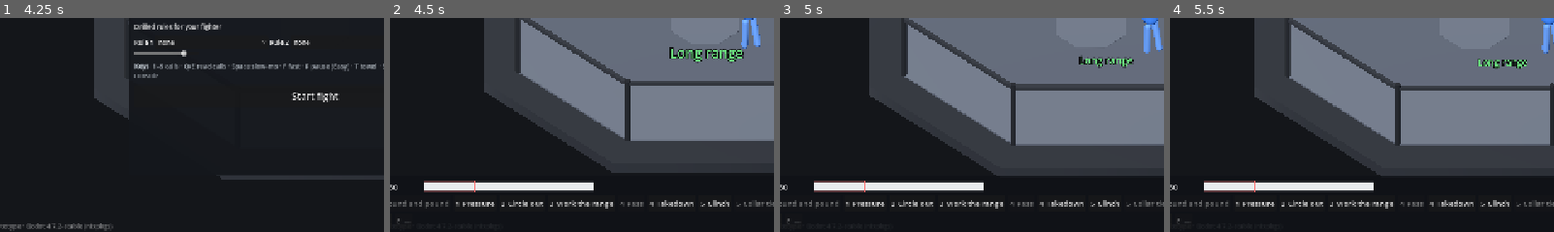
Above: before the commit, frames 1-4 (left to right).
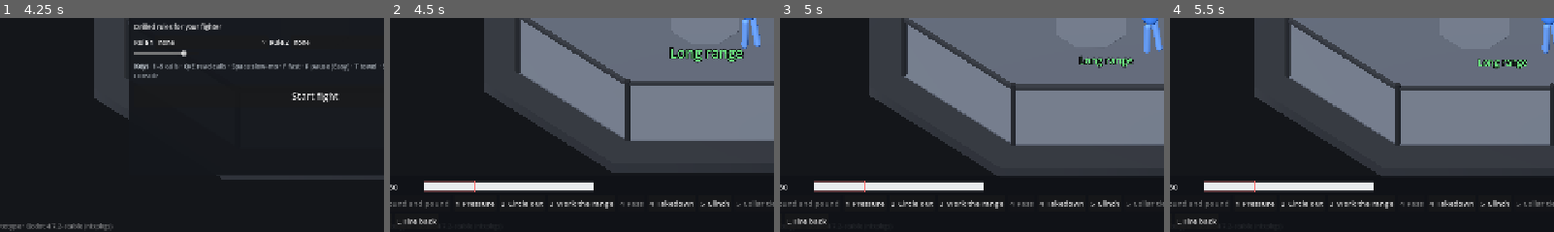
Above: after the commit, the same moments.

Repository: Dazedgenie/DazedMMA
Game: Godot game, scene res://game/main.tscn
Two runs of this game, one before a commit and one after it. Both use one fixed random seed, a clock stepped at 60 frames per second and the inputs below.
Inputs (mouse positions are % of the whole screen's width and height, from its top left):
- Up to frame 1 (4.25 s): click (53, 28) at 0.52 s; type "12" at 0.6 s; click (53, 44) at 0.75 s; type "12" at 0.83 s; click "Normal is 2× fight time" at 1.25 s; click "Normal is 2× fight time" at 2 s; click "Normal" at 2.75 s; click "Normal" at 3.5 s
- Up to frame 2 (4.5 s): click "Start fight" at 4.25 s
- Up to frame 3 (5 s): no input
- Up to frame 4 (5.5 s): click "All" at 5 s
The pictures show only the part of the screen within x 9-59%, y 49-99%; the shares and areas given below are measured in that part.

Frame 1 is identical in both runs. In frame 2, 0.2% of the frame differs, in the area x 2-13%, y 93-97%; in frame 3, 0.2%; in frame 4, 0.2%.

Commit message:
D133: Fire back! read call, AI combos one move at a time, docs
- Fire back! (key E): a read call primed for 3 s; when the opponent's
  strike is defended the fighter answers with their first combination
  that reaches, thrown whole. 30 voice, -25% defense while primed, and
  10 s of no leads of their own after it fires.
- The fighter AI throws its combinations one chained move at a time
  (the first draft ran each to its end and broke the #14 exit test).
- docs/01 §31, D133 row, docs/06 E key, sim/README, CLAUDE.md pointer.
- Golden fights re-pinned: the Boxer and the Kicker now throw
  combinations, so Kicker vs Boxer and Wrestler vs Boxer play out
  differently. The other two are unchanged.

Co-Authored-By: Claude Opus 5.5 <noreply@anthropic.com>
Claude-Session: https://claude.ai/code/session_01KLgVhmSv6RyT2tK9Redhww

Diff:
--- /dev/null
+++ b/data/calls/fire_back.json
@@ -0,0 +1,15 @@
+{
+	"schema": "call@2",
+	"id": "fire_back",
+	"name": "Fire back!",
+	"kind": "read",
+	"tier": "intent",
+	"parent": null,
+	"hotkey": null,
+	"voice_cost": 30,
+	"positions": ["standing"],
+	"actions": ["cross", "jab"],
+	"combo": true,
+	"read": { "trigger": "opp_strike_misses", "duration_ms": 3000, "attention_cost": 0.25 },
+	"requires_technique": null
+}
--- /dev/null
+++ b/data/triggers/opp_strike_misses.json
@@ -0,0 +1,8 @@
+{
+	"schema": "trigger@1",
+	"id": "opp_strike_misses",
+	"name": "Opponent's strike is defended",
+	"type": "event",
+	"event": "strike_missed",
+	"match": { "actor": "opponent", "defended": true }
+}
--- a/sim/fight/decision_layer.gd
+++ b/sim/fight/decision_layer.gd
@@ -135,6 +135,13 @@
 	return w
 
 
+## The AI's lead rate after every source's say.
+func lead_rate(view: FightView, rate: float) -> float:
+	for source in sources:
+		rate = source.adjust_lead_rate(view, rate)
+	return rate
+
+
 ## A style leaning as the AI reads it this fight: the fighter's own, shifted by
 ## the gameplan (−100 to +100).
 func leaning(view: FightView, which: String) -> float:
--- a/sim/fight/decision_source.gd
+++ b/sim/fight/decision_source.gd
@@ -27,6 +27,12 @@
 ## The AI's weight for an action after this source's bias (1.0 = unchanged).
 func adjust_weight(_view: FightView, _action: Dictionary, weight: float) -> float:
 	return weight
+
+
+## The AI's chance per free tick to lead with something (FighterAI.lead_rate), e.g. held
+## back after a combination fired on a call (D133). Unchanged by default.
+func adjust_lead_rate(_view: FightView, rate: float) -> float:
+	return rate
 
 
 ## A style leaning (StyleLeanings.PACE …) as the AI should read it for this fight,
--- a/sim/fight/fighter_ai.gd
+++ b/sim/fight/fighter_ai.gd
@@ -450,7 +450,7 @@
 			rate *= BEHIND_RATE + 0.25 * risk / 100.0
 		elif _rounds_up > 0 and risk < 0.0:
 			rate *= 1.0 + 0.25 * risk / 100.0
-	return minf(rate, LEAD_RATE_CAP * f.work_rate)
+	return minf(layer.lead_rate(view, rate), LEAD_RATE_CAP * f.work_rate)
 
 
 ## Danger first (A2): a shot it read gets sprawled on. When the sprawl roll fails
--- a/sim/fight/live_calls.gd
+++ b/sim/fight/live_calls.gd
@@ -14,7 +14,9 @@
 ##                       over, the fighter goes straight into the first of those that would work
 ##              focus    Pressure!, Circle out! …: style leanings and weights tilt for 15 s
 ##              read     Catch the kick!: primed for 6 s; when the trigger comes the fighter
-##                       reacts with their own reaction time (D93), at an attention cost (D67)
+##                       reacts with their own reaction time (D93), at an attention cost (D67).
+##                       A call with `combo` (Fire back!, D133) answers with the fighter's first
+##                       combination that works from there, thrown as a whole
 ##
 ## Every outcome is logged as a call_answered event with its reason (A16): accepted,
 ## ignored, infeasible, fired (a read went off), missed (a read came too late),
@@ -65,6 +67,10 @@
 ## it. Calls pick the moment; they don't add work. Moves off the feet (getting up, breaking
 ## the clinch) are never held back.
 const SPENT_TICKS: int = 450
+## A combination fired on a call (Fire back!, D133) takes the place of the fighter's own
+## attacks the same way: they don't lead with anything of their own for this long after it
+## (counters, the rest of a combination and their own reads still go).
+const LEADS_HELD_TICKS: int = 100
 ## Every call heard takes the fighter's eyes off the opponent for a moment: this much
 ## off their striking and takedown defense (like a primed read, D67) for this long.
 const HEARD_ATTENTION: float = 0.2
@@ -110,6 +116,8 @@
 var _spent: Dictionary = {}
 ## Tick until which the last call heard has the fighter's attention (HEARD_TICKS).
 var _listening_until: int = -1
+## Tick until which the fighter leads with nothing of their own (LEADS_HELD_TICKS).
+var _leads_held_until: int = -1
 
 
 func _init(p_triggers: TriggerLibrary = null) -> void:
@@ -241,6 +249,11 @@
 		var id: String = _pick(view, read.call, read)
 		if id != "":
 			_claimed = read
+			if read.call.get("combo", false):
+				var d := Decision.new(id, DecisionLayer.CALL, "fires back after the %s" % _move_name(view, read.move))
+				d.combo = String(read.get("combo", ""))
+				d.combo_runs = d.combo != ""
+				return d
 			return Decision.new(id, DecisionLayer.CALL, "read the %s" % _move_name(view, read.move))
 	if not attempt.is_empty():
 		var id: String = _pick(view, attempt.call, attempt)
@@ -256,8 +269,10 @@
 	if _claimed.is_empty():
 		return
 	var action: Dictionary = view.actions.get_action(decision.action_id)
-	if action.positions.has(PositionLibrary.STANDING):
-		_spent[action.category] = view.now + SPENT_TICKS
+	if action.positions.has(PositionLibrary.STANDING) and action.category != FighterAI.STRIKE:
+		_spent[action.category] = view.now + SPENT_TICKS  # Strikes are never held back (D133).
+	if decision.combo != "":
+		_leads_held_until = view.now + LEADS_HELD_TICKS
 	if reads.has(_claimed):
 		_answer(_claimed.call, FIRED, "%s, %d ticks after the %s started" % [decision.reason, view.now - _claimed.seen, _move_name(view, _claimed.move)], decision.action_id)
 		reads.erase(_claimed)
@@ -273,7 +288,7 @@
 
 
 func on_event(view: FightView, event: FightEvent) -> void:
-	if reads.is_empty() or event.type != FightEvent.ACTION_PHASE:
+	if reads.is_empty():
 		return
 	for read: Dictionary in reads:
 		if read.notice < 0 and _triggers.matches(read.call.read.trigger, event, view.index):
@@ -283,6 +298,10 @@
 			read.notice = read.seen + view.me.reaction_ticks()
 			read.move = event.data.action_id
 	_settle()
+
+
+func adjust_lead_rate(view: FightView, rate: float) -> float:
+	return 0.0 if view.now < _leads_held_until else rate
 
 
 func adjust_leaning(_view: FightView, which: String, value: float) -> float:
@@ -363,6 +382,10 @@
 ## for it, and with the opening it needs there when it lands (a catch needs a kick).
 ## "" when none would; `entry.why` then says what was missing.
 func _pick(view: FightView, call: Dictionary, entry: Dictionary) -> String:
+	if call.get("combo", false):
+		var first: String = _first_combo(view, entry)
+		if first != "":
+			return first
 	var band: String = view.band()
 	for id: String in _moves(view, call, entry.get("then", false)):
 		var action: Dictionary = view.actions.get_action(id)
@@ -378,6 +401,23 @@
 				entry.why = "no opening (%s)" % b.missing
 			continue
 		return id
+	return ""
+
+
+## A call with `combo` (Fire back!, D133): the first of the fighter's combinations (in their
+## profile's order) whose first move would work right now; `entry.combo` says which. "" when
+## none would (the call's `actions` are then thrown as single strikes).
+func _first_combo(view: FightView, entry: Dictionary) -> String:
+	entry.combo = ""
+	var band: String = view.band()
+	for combo: String in view.me.combos:
+		if not view.combos.has(combo):
+			continue
+		var id: String = view.combos.move(combo, 0)
+		var action: Dictionary = view.actions.get_action(id)
+		if view.why_not(id) == "" and _knows(view.me, action) and action.ranges.has(band) and view.me.stamina >= float(action.stamina_cost):
+			entry.combo = combo
+			return id
 	return ""
 
 
--- a/tests/data/test_data_files.gd
+++ b/tests/data/test_data_files.gd
@@ -313,6 +313,12 @@
 			problems.append("%s: a now call has either actions (an attempt) or a focus block, not both" % where)
 		if c.has("then") and (c.get("kind") == "read" or actions.is_empty()):
 			problems.append("%s: only an attempt has a then list" % where)
+		if c.has("combo") and (not c.combo is bool or c.get("kind") != "read"):
+			problems.append("%s: combo is true or false, on a read call (D133)" % where)
+		if c.get("combo", false):
+			for move: Variant in actions:
+				if _items("actions").get(move, {}).get("category", "") != "strike":
+					problems.append("%s: a combo call's actions are the single strikes it falls back on" % where)
 		if c.has("focus"):
 			var focus: Variant = c.focus
 			if not focus is Dictionary:
--- a/tests/game/test_main_scene.gd
+++ b/tests/game/test_main_scene.gd
@@ -44,9 +44,10 @@
 	_press(KEY_4)
 	_press(KEY_7)
 	_press(KEY_Q)
+	_press(KEY_E)
 	_main._process(FRAME)
 	var calls: Array = _main.driver.sim.events.filter(func(e: FightEvent) -> bool: return e.type == FightEvent.CALL_HEARD and e.actor == 0)
-	assert_eq(calls.map(func(e: FightEvent) -> String: return e.data.call_id), ["takedown", "feint", "catch_the_kick"], "7 is Feint! standing, Get up! on the ground")
+	assert_eq(calls.map(func(e: FightEvent) -> String: return e.data.call_id), ["takedown", "feint", "catch_the_kick", "fire_back"], "7 is Feint! standing, Get up! on the ground; E is Fire back! (D133)")
 	_press(KEY_SPACE)
 	assert_eq(_main.driver.speed, FightDriver.SLOW)
 	_press(KEY_F)
--- a/tests/golden/golden_fights.json
+++ b/tests/golden/golden_fights.json
@@ -15,20 +15,20 @@
 				"result": "unanimous decision",
 				"end_round": 3,
 				"end_second": 300,
-				"events": 2660,
+				"events": 2452,
 				"knockdowns_red": 0,
 				"knockdowns_blue": 0,
-				"thrown_red": 194,
-				"landed_red": 111,
-				"thrown_blue": 157,
-				"landed_blue": 94,
+				"thrown_red": 179,
+				"landed_red": 101,
+				"thrown_blue": 138,
+				"landed_blue": 74,
 				"takedowns_red": 0,
 				"takedowns_blue": 0,
 				"calls_red": 0,
 				"calls_blue": 0,
 				"fired_red": 0,
 				"fired_blue": 0,
-				"event_hash": "d19b772bce2e47bac3bd7b18b1d05322"
+				"event_hash": "669a3867dbfedc0ad8af1a5be37a7bac"
 			}
 		},
 		{
@@ -86,25 +86,25 @@
 				]
 			],
 			"pinned": {
-				"winner_id": "wrestler",
-				"method": "decision",
-				"result": "unanimous decision",
+				"winner_id": "boxer",
+				"method": "tko",
+				"result": "tko",
 				"end_round": 3,
-				"end_second": 300,
-				"events": 3308,
+				"end_second": 9,
+				"events": 2311,
 				"knockdowns_red": 0,
 				"knockdowns_blue": 0,
-				"thrown_red": 132,
-				"landed_red": 79,
-				"thrown_blue": 109,
-				"landed_blue": 57,
-				"takedowns_red": 9,
+				"thrown_red": 88,
+				"landed_red": 49,
+				"thrown_blue": 97,
+				"landed_blue": 53,
+				"takedowns_red": 8,
 				"takedowns_blue": 0,
 				"calls_red": 0,
-				"calls_blue": 3,
+				"calls_blue": 1,
 				"fired_red": 0,
-				"fired_blue": 12,
-				"event_hash": "ac41b2877d185d772cdbe8c9133e0b1f"
+				"fired_blue": 10,
+				"event_hash": "e8787a8dfb6d213b6ba24ff61ef1a647"
 			}
 		},
 		{
--- a/tests/sim/fight/test_live_calls.gd
+++ b/tests/sim/fight/test_live_calls.gd
@@ -65,7 +65,7 @@
 func test_every_call_in_the_catalogue_loads_with_its_hotkey() -> void:
 	var library: CallLibrary = CallLibrary.shared()
 	assert_eq(library.ids(), ["finish_it", "ground_and_pound", "pressure", "circle_out", "work_the_range", "pass", "takedown", "clinch", "collar_tie",
-		"defend_the_shot", "defend_the_sub", "feint", "get_up", "survive", "stay_safe", "catch_the_kick"] as Array[String])
+		"defend_the_shot", "defend_the_sub", "feint", "get_up", "survive", "stay_safe", "catch_the_kick", "fire_back"] as Array[String])
 	assert_eq(LiveCalls.shape(library.get_call("takedown")), LiveCalls.ATTEMPT)
 	assert_eq(LiveCalls.shape(library.get_call("pressure")), LiveCalls.FOCUS)
 	assert_eq(LiveCalls.shape(library.get_call("catch_the_kick")), LiveCalls.READ)
@@ -398,6 +398,52 @@
 	assert_eq(_answers(sim)[0].reason, "hasn't learned the catch-kick single leg")
 
 
+## Red, a puncher who knows the 1-2, against Blue, whose cross Red's defense nearly always
+## stops: on the first seed where it's defended, the fight after `ticks`.
+func _fire_back(combos: Array[String], ticks: int = 40) -> FightSim:
+	for n in 40:
+		var red := FighterState.new("Red", { "striking_defense": 100 }, ["jab", "cross", "hook"] as Array[String], 0.0)
+		red.profile = { "personality": { "ego": -100 } }
+		red.combos = combos
+		var sim := FightSim.new(SEED + n, [red, FighterState.new("Blue", { "boxing": 0 }, ["cross"] as Array[String], 0.0)], _actions)
+		sim.fighters[0].pos = Vector2(-0.9, 0.0)
+		sim.fighters[1].pos = Vector2(0.9, 0.0)
+		sim.submit(FightCommand.live_call(0, 0, "fire_back"))
+		sim.submit(FightCommand.queue_action(KICK_AT, 1, "cross"))
+		_run(sim, ticks)
+		for e in sim.events:
+			if e.type == FightEvent.STRIKE_MISSED and e.actor == 1 and not e.data.has("reason"):
+				return sim
+	return null
+
+
+func test_fire_back_answers_a_defended_strike_with_the_first_combination_that_works() -> void:
+	var sim: FightSim = _fire_back(["one_two"] as Array[String])
+	assert_not_null(sim, "Blue's cross got defended")
+	var missed_at: int = 0
+	for e in sim.events:
+		if e.type == FightEvent.STRIKE_MISSED and e.actor == 1:
+			missed_at = e.tick
+	var starts: Array = _starts(sim)
+	assert_eq(starts.map(func(s: Array) -> String: return s[1]), ["jab", "cross"], "the whole 1-2, on one call")
+	# Blue steps after Red, so Red first sees the miss a tick later, plus 2 ticks of reaction (Speed 50).
+	assert_eq(starts[0][0], missed_at + 3, "into Blue's recovery")
+	var fired: Dictionary = _answers(sim).filter(func(a: Dictionary) -> bool: return a.outcome == LiveCalls.FIRED)[0]
+	assert_eq(fired.action_id, "jab")
+	assert_string_contains(fired.reason, "fires back after the cross")
+	var jab: FightEvent = sim.events.filter(func(e: FightEvent) -> bool:
+		return e.type == FightEvent.ACTION_PHASE and e.actor == 0 and e.data.phase == "telegraph")[0]
+	assert_eq(jab.data.combo, "one_two", "thrown as a combination, from its first move")
+	assert_false(_calls(sim)._spent.has("strike"), "a called strike never holds the fighter's own strikes back")
+
+
+func test_fire_back_with_no_combination_answers_with_a_single_strike() -> void:
+	var sim: FightSim = _fire_back([] as Array[String])
+	assert_not_null(sim)
+	assert_eq(_starts(sim).map(func(s: Array) -> String: return s[1]), ["cross"], "the call's first fallback move")
+	assert_eq(sim.fighters[0].combos_thrown, 0)
+
+
 func test_a_primed_read_costs_defense_until_it_expires() -> void:
 	var sim: FightSim = _sim()
 	var f: FighterState = sim.fighters[0]
--- a/tests/ui/test_fight_hud.gd
+++ b/tests/ui/test_fight_hud.gd
@@ -68,7 +68,8 @@
 	hud.call_pressed.connect(func(id: String) -> void: called.append(id))
 	hud.call_button("takedown").pressed.emit()
 	assert_eq(called, ["takedown"])
-	assert_eq(hud.read_call(0), "catch_the_kick", "Q is the read call")
+	assert_eq(hud.read_call(0), "catch_the_kick", "Q is the first read call")
+	assert_eq(hud.read_call(1), "fire_back", "E is Fire back! (D133)")
 	hud._process(0.1)
 	assert_true(hud.call_button("get_up").disabled, "Get up! is dimmed standing")
 	assert_false(hud.call_button("takedown").disabled)
--- a/ui/fight_hud.gd
+++ b/ui/fight_hud.gd
@@ -350,7 +350,7 @@
 			empty.text = "%s  —" % READ_KEYS[n]
 			empty.disabled = true
 			empty.focus_mode = Control.FOCUS_NONE
-			empty.tooltip_text = "no second read call yet"
+			empty.tooltip_text = "no read call here yet"
 			_call_bar.add_child(empty)
 
 
Not shown, changed: CLAUDE.md
Not shown, changed: docs/00-design-planning.md
Not shown, changed: docs/01-fight-engine.md
Not shown, changed: docs/06-fight-hud.md
Not shown, changed: docs/09-data-formats.md
Not shown, changed: sim/README.md
